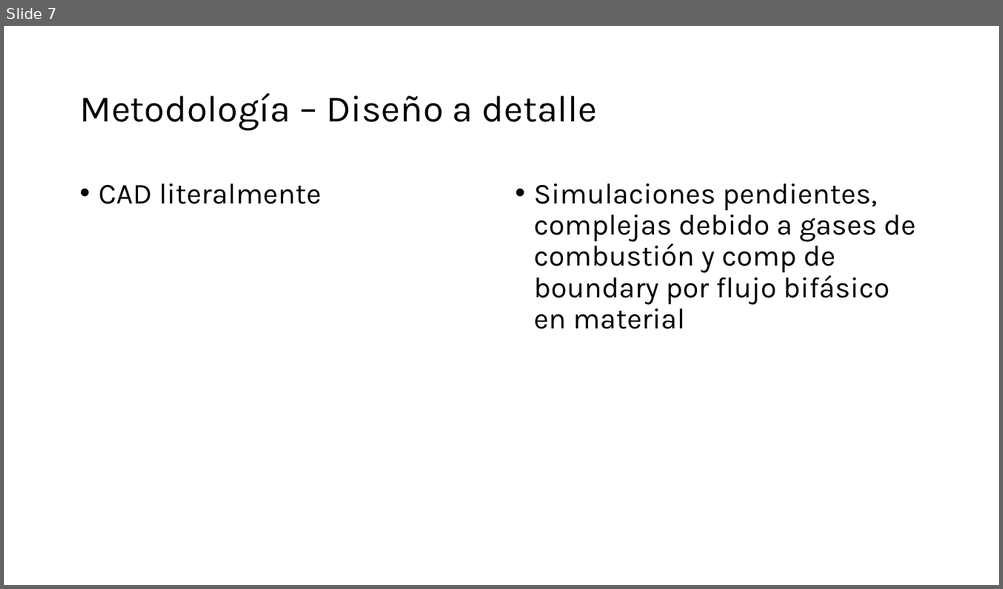
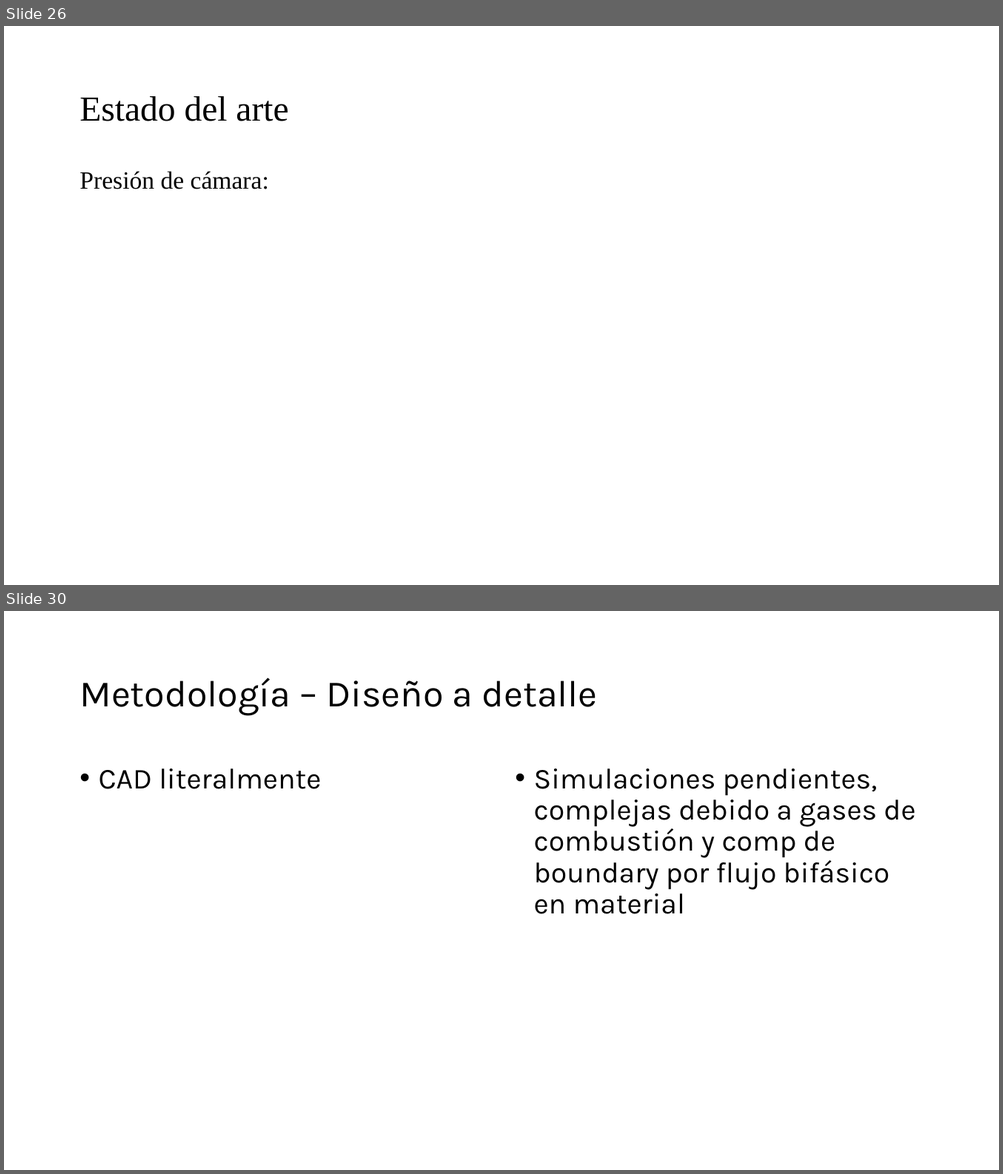
Before and after one commit to Archimedean2345/The-thermal-repository, a slide deck: PFlammam - Lucia V1 rev3/PFlammam - Lucia V1 - technical presentation.pptx. Shown one above the other, each under a label of ours: slide 7 before the commit, slides 26 and 30 after it; the slides between them are not shown. The pictures are 1003x589 and 1003x1174 pixels, drawn with LibreOffice and Linux fonts; fonts in the diff are those of the drawing. Boxes give left, top, right and bottom in pixels: in the first picture for what was removed or moved away, otherwise in the second. Text is boxed around its words. In the diff, an @@ line names an element or a change of style, - is before the commit and + after.

```diff
--- a/PFlammam - Lucia V1 rev3/PFlammam - Lucia V1 - technical presentation.pptx
+++ b/PFlammam - Lucia V1 rev3/PFlammam - Lucia V1 - technical presentation.pptx
@@ slide 26 added at [4,26,999,585], background #FFFFFF @@
@@ title added at [79,96,288,121], 34 pt, text #000000 @@
+Estado del arte
@@ text added at [79,171,269,190], 24 pt, text #000000 @@
+Presión de cámara:
@@ what was slide 7 is now slide 30 @@
```
Also in this commit, not shown: 4 slides changed, 22 other slides added, 4 other files.
